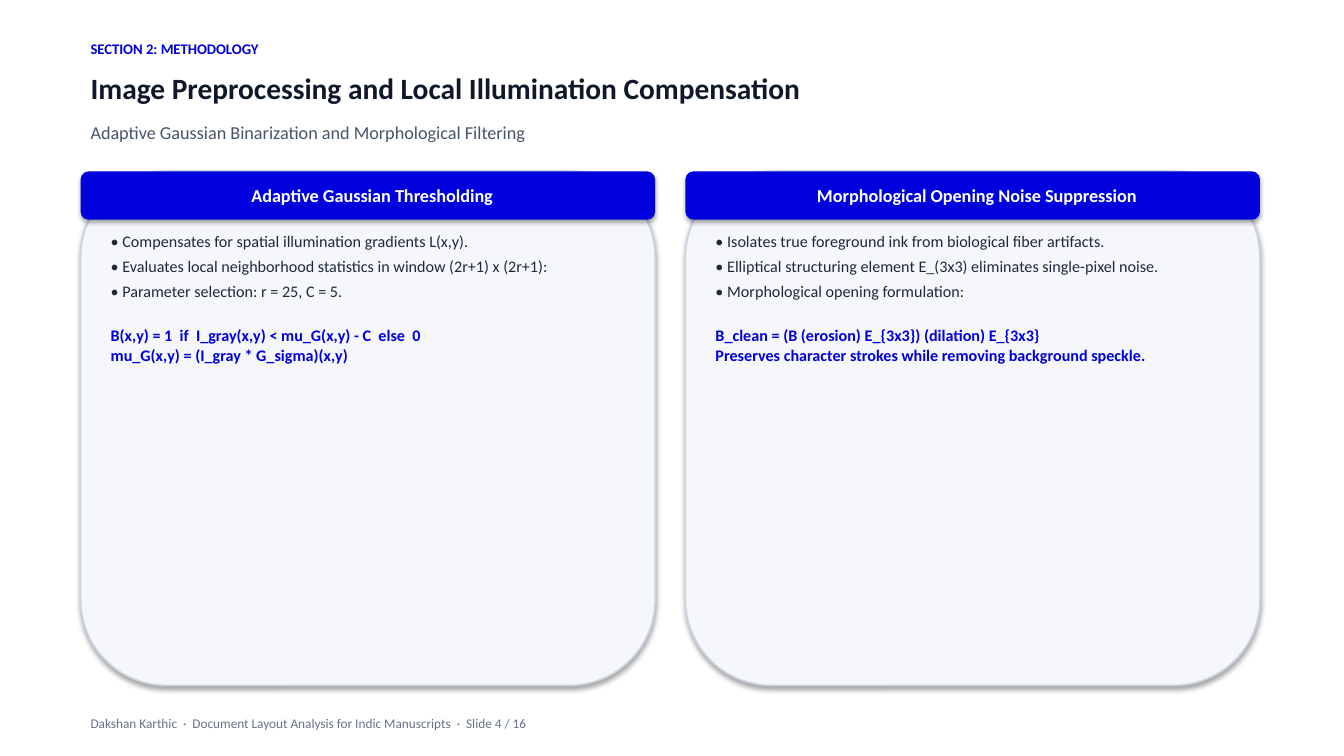
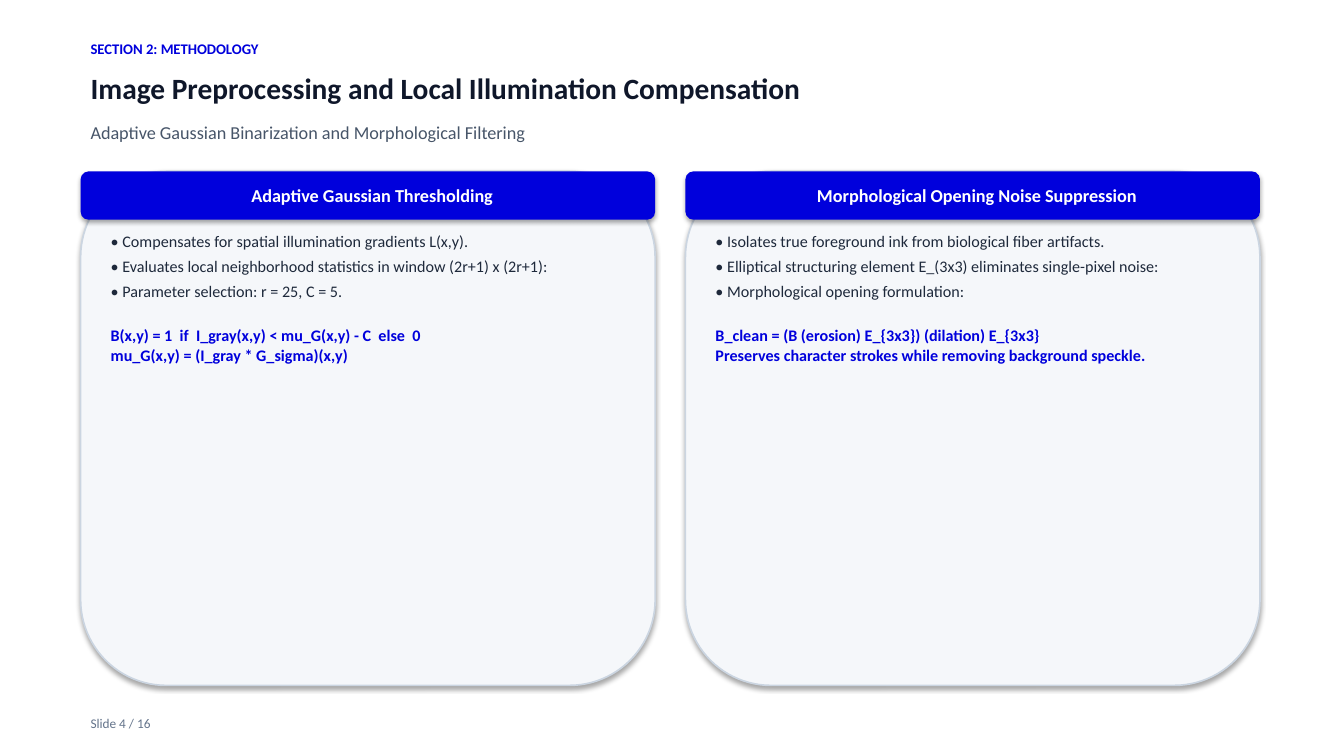
Before and after one commit to Dakshankarthic/Indic, a slide deck: slide 4 of docs/Archival_Manuscript_Layout_Analysis_Presentation.pptx. Drawn at 1344x756 pixels with LibreOffice and Linux fonts; fonts in the diff are those of the drawing. Boxes give left, top, right and bottom in pixels: in the first picture for what was removed or moved away, otherwise in the second. Text is boxed around its words. In the diff, an @@ line names an element or a change of style, - is before the commit and + after.

```diff
--- a/docs/Archival_Manuscript_Layout_Analysis_Presentation.pptx
+++ b/docs/Archival_Manuscript_Layout_Analysis_Presentation.pptx
@@ text at [727,260,1158,275]: text changed @@
-• Elliptical structuring element E_(3x3) eliminates single-pixel noise.
+• Elliptical structuring element E_(3x3) eliminates single-pixel noise:
@@ text at [91,719,150,728]: text changed @@
-Dakshan Karthic · Document Layout Analysis for Indic Manuscripts · Slide 4 / 16
+Slide 4 / 16
```
Also in this commit, not shown: 12 other slides changed, 2 slides added, 2 slides removed, 15 other files.
